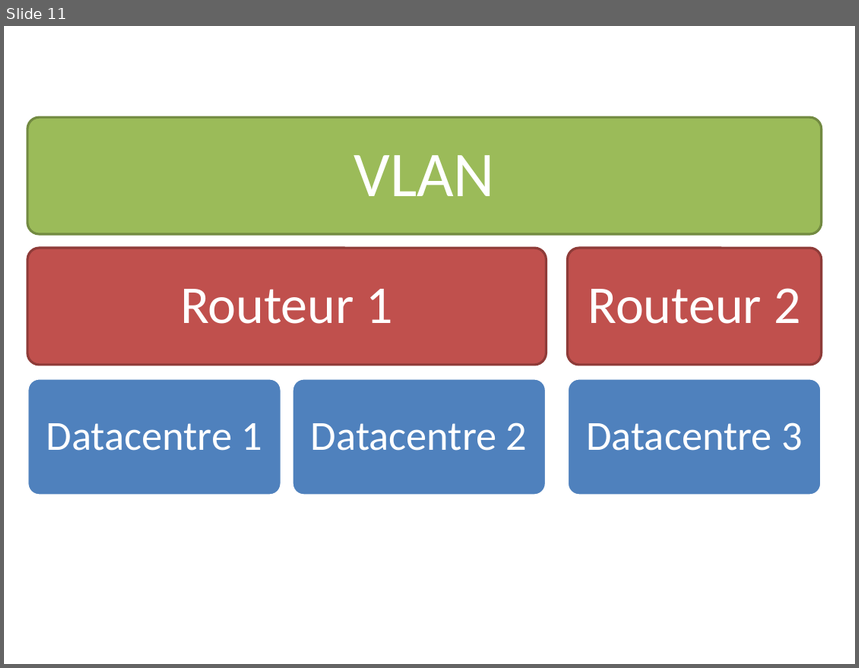
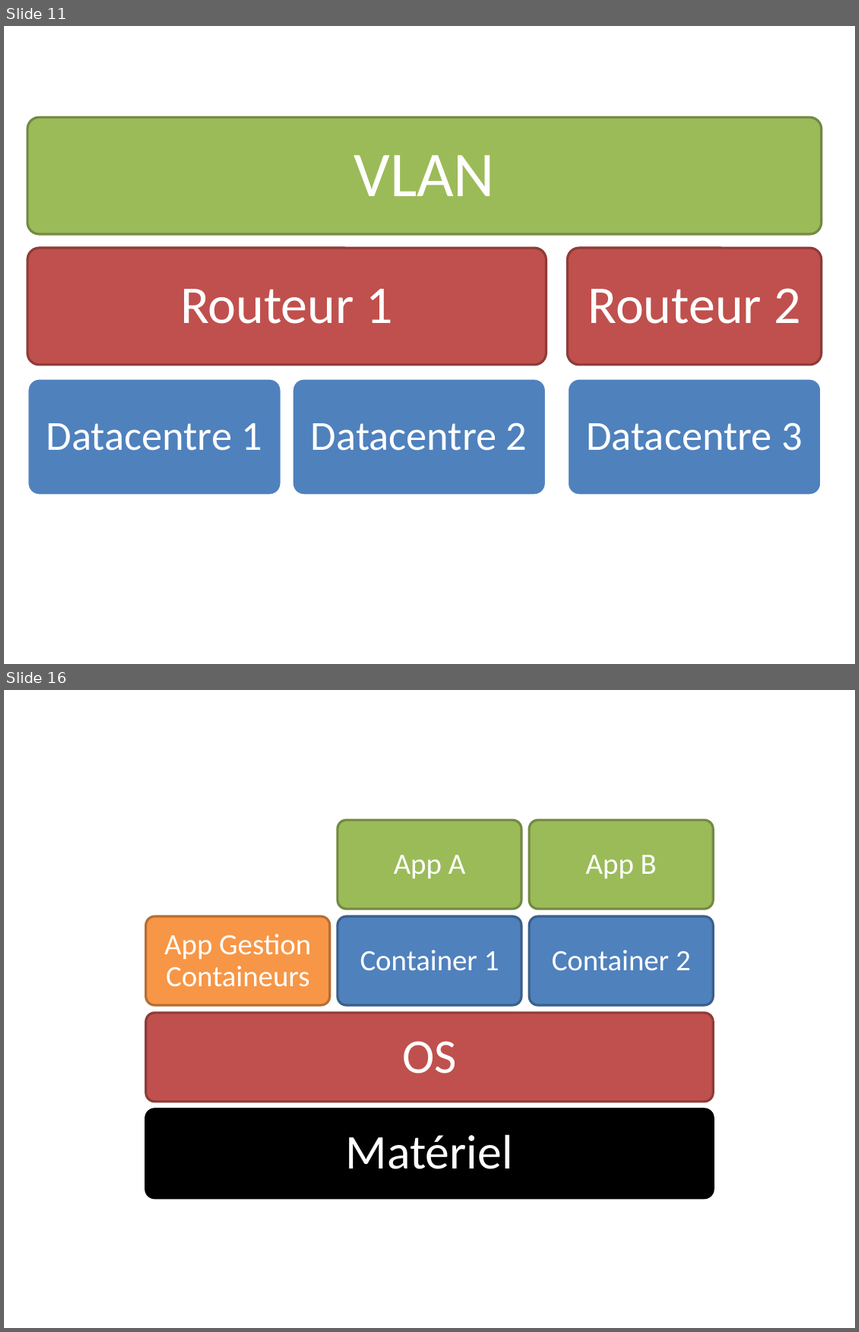
Before and after one commit to dduportal/dduportal.github.io, a slide deck: cours/ensg-asi-2014/src/raws/img_gen.pptx. Shown one above the other, each under a label of ours: slide 11 before the commit, slides 11 and 16 after it; the slides between them are not shown. The pictures are 859x668 and 859x1332 pixels, drawn with LibreOffice and Linux fonts; fonts in the diff are those of the drawing. Boxes give left, top, right and bottom in pixels: in the first picture for what was removed or moved away, otherwise in the second. Text is boxed around its words. In the diff, an @@ line names an element or a change of style, - is before the commit and + after.

```diff
--- a/cours/ensg-asi-2014/src/raws/img_gen.pptx
+++ b/cours/ensg-asi-2014/src/raws/img_gen.pptx
@@ slide 16 added at (4,690,855,1328), background #FFFFFF @@
@@ group added at (146,820,714,1198): 7 rounded rectangles, 7 texts @@
+Matériel
+OS
+App Gestion Containeurs
+Container 1
+App A
+Container 2
+App B
```
Also in this commit, not shown: 4 other slides added, 6 other files.
